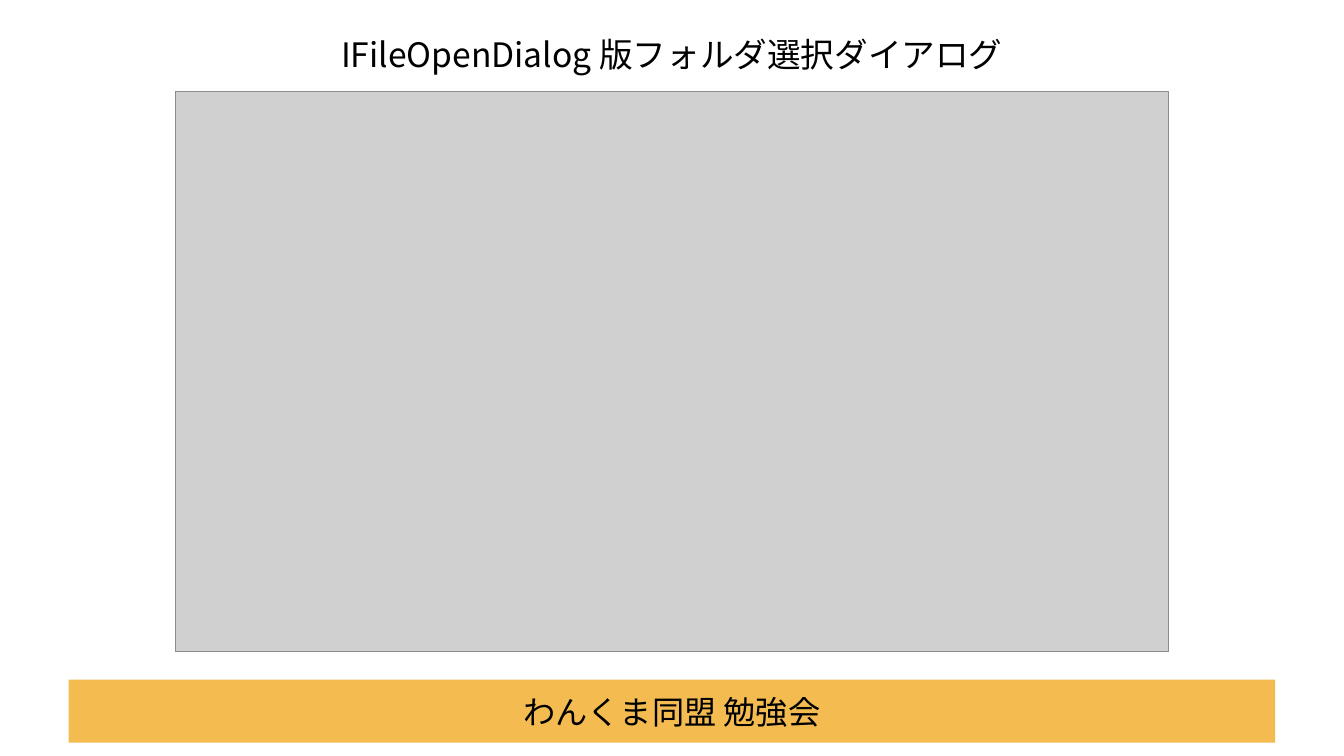
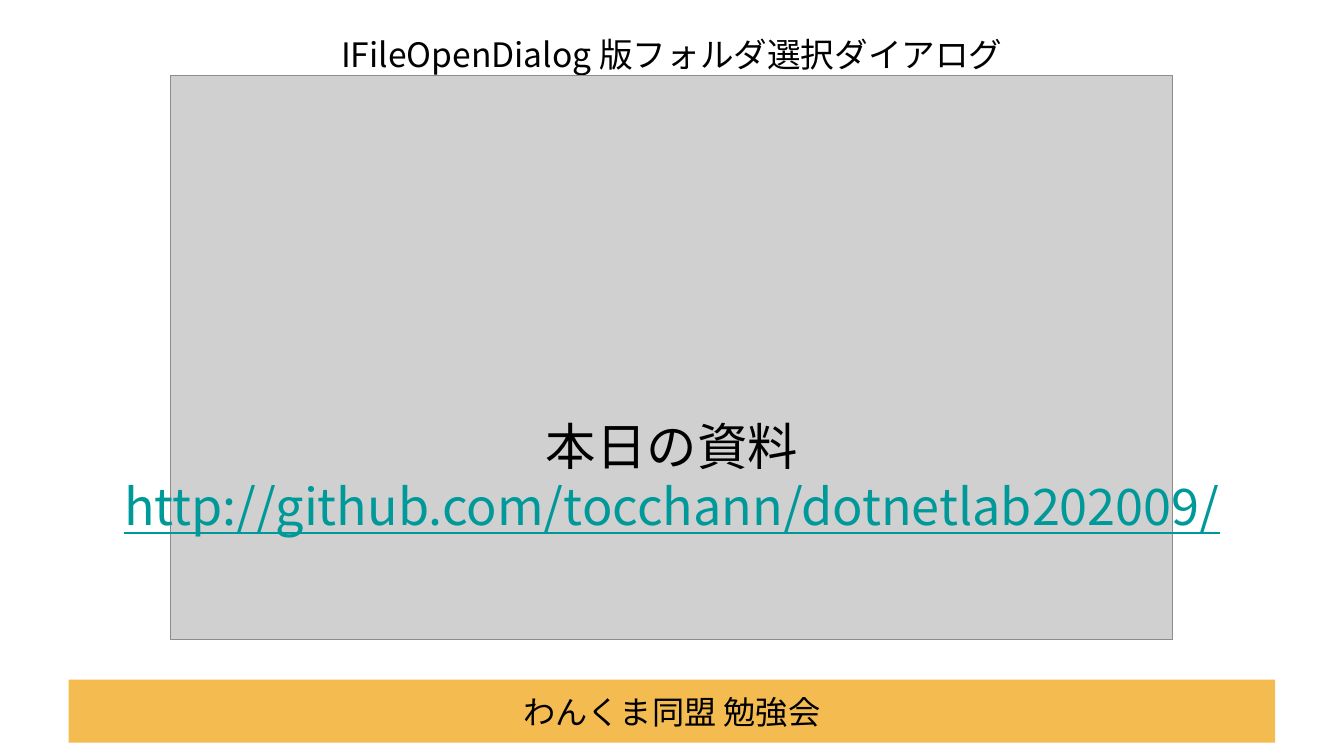
Before and after one commit to Tocchann/dotnetlab202009, a slide deck: slide 4 of Documents/セッション資料.pptx. Drawn at 1344x756 pixels with LibreOffice and Linux fonts; fonts in the diff are those of the drawing; grey boxes stand for pictures; background and template pictures are left out. Boxes give left, top, right and bottom in pixels: in the first picture for what was removed or moved away, otherwise in the second. Text is boxed around its words. In the diff, an @@ line names an element or a change of style, - is before the commit and + after.

```diff
--- a/Documents/セッション資料.pptx
+++ b/Documents/セッション資料.pptx
@@ picture: place and size @@
-picture at box(175, 92, 1170, 651)
+picture at box(170, 76, 1173, 640)
@@ text added at box(124, 422, 1220, 538), 36 pt, text #009999, underline @@
+本日の資料
+http://github.com/tocchann/dotnetlab202009/
```
Also in this commit, not shown: 4 other slides changed, 9 slides added, 5 other files.
